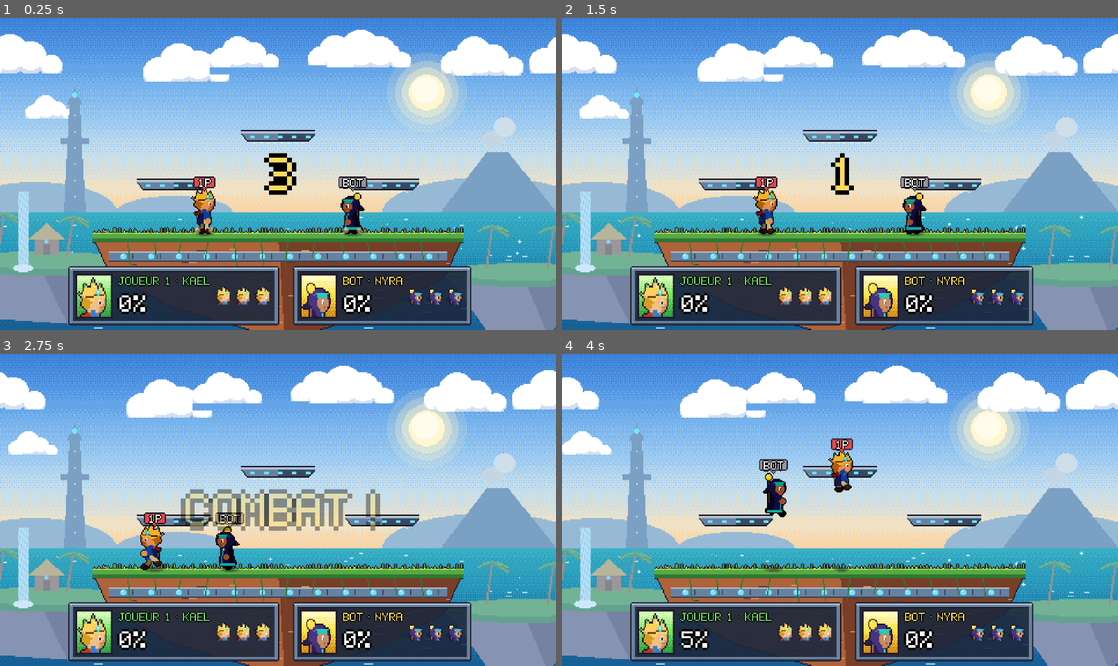
Above: before the commit, frames 1-4 (two rows, left to right).
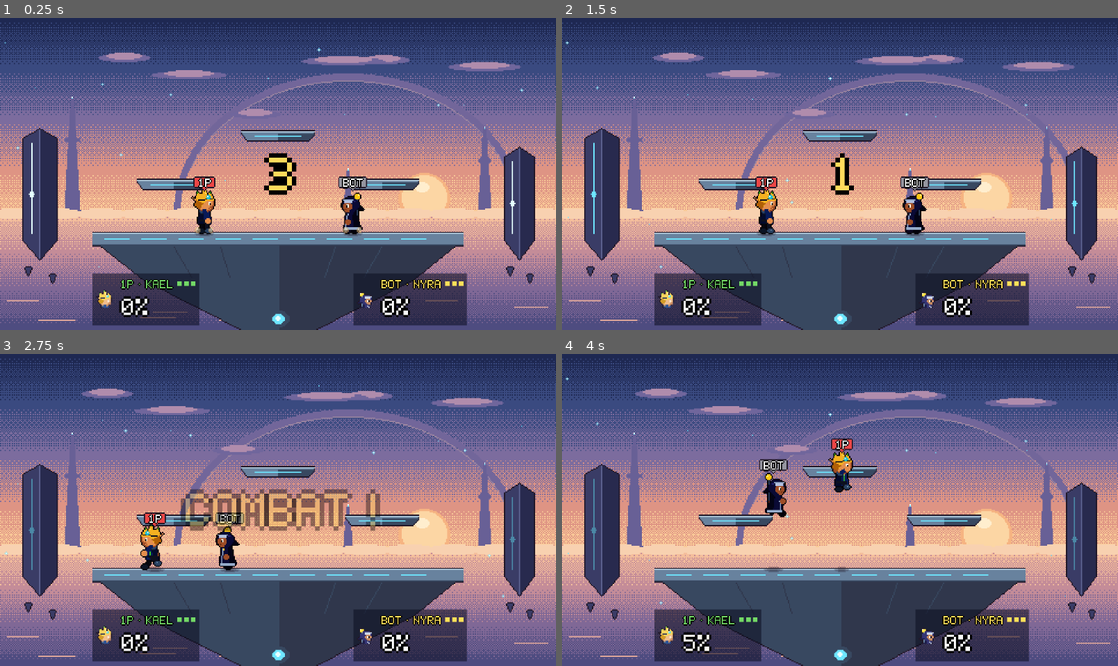
Above: after the commit, the same moments.

Repository: LucasLaurens/eco_clash
Game: Godot game, scene res://scenes/fight.tscn
Two runs of this game, one before a commit and one after it. Both use one fixed random seed, a clock stepped at 60 frames per second and the inputs below. This scene is started directly instead of the project's main scene.
Inputs:
- Up to frame 1 (0.25 s): no input
- Up to frame 2 (1.5 s): hold D from 0.53 s (still down); tap F at 0.6 s; tap W at 0.77 s; tap G at 1.35 s
- Up to frame 3 (2.75 s): tap W at 1.52 s; release D at 2.03 s; hold A from 2.03 s (still down); tap K at 2.1 s
- Up to frame 4 (4 s): release A at 2.78 s; hold D from 2.78 s (still down); tap L at 2.85 s; tap W at 3.02, 3.77 s; tap F at 3.6 s

The runs differ from the first frame. In frame 1, 94% of the frame differs, in the area x 0-100%, y 0-100%; in frame 2, 94%; in frame 3, 94%; in frame 4, 94%.

Commit message:
feat(visuals): Precursor tech arena at dusk, tech-gear fighters, compact HUD
Direction moves from tropical island to Jak II/3 Precursor tech, cleaner:
few shapes, a reduced palette, eco light only inside objects (spire tips,
pylon conduits, the arena seam and core). PRODUCT.md updated to match.

Stage: dusk sky with a far Precursor arch, sea of clouds with spires,
two hovering pylons whose conduits pulse, a metal arena slab over a
tapering hull. The waterfall that fell from nowhere is gone; animated
layers are now EcoMotes and PylonGlow.

Fighters: Kael in an armoured vest with an eco conduit, Pip with a tech
collar, Grondak in Krimzon armour with a visored helmet, Nyra in a
night-blue robe with Precursor trim and a metal staff.

HUD: frameless veil cards with head icon, "1P · KAEL", percent and one
pip per stock, placed far enough apart to never touch.

Diff:
--- a/assets/stage/animated_layers.json
+++ b/assets/stage/animated_layers.json
@@ -1,20 +1,20 @@
 {
-  "Waterfall": {
-    "sheet": "waterfall.png",
-    "frame_width": 20,
-    "fps": 8,
-    "offset": [
-      10,
-      150
-    ]
-  },
-  "SeaGlints": {
-    "sheet": "sea_glints.png",
+  "EcoMotes": {
+    "sheet": "eco_motes.png",
     "frame_width": 480,
     "fps": 4,
     "offset": [
       0,
-      168
+      0
+    ]
+  },
+  "PylonGlow": {
+    "sheet": "pylon_glow.png",
+    "frame_width": 480,
+    "fps": 3,
+    "offset": [
+      0,
+      0
     ]
   }
 }
--- a/scenes/stage.tscn
+++ b/scenes/stage.tscn
@@ -33,13 +33,13 @@
 texture = ExtResource("4_far")
 centered = false
 
-[node name="SeaGlints" type="AnimatedSprite2D" parent="."]
+[node name="EcoMotes" type="AnimatedSprite2D" parent="."]
 
 [node name="Mid" type="Sprite2D" parent="."]
 texture = ExtResource("5_mid")
 centered = false
 
-[node name="Waterfall" type="AnimatedSprite2D" parent="."]
+[node name="PylonGlow" type="AnimatedSprite2D" parent="."]
 
 [node name="Ground" type="StaticBody2D" parent="."]
 position = Vector2(240, 206)
--- a/src/match/match_config.gd
+++ b/src/match/match_config.gd
@@ -33,6 +33,11 @@
 	return "bot" if is_bot_slot(slot) else "p%d" % (slot + 1)
 
 
+## Short form for tight spots (HUD card), same words as the floating marker: "1P", "2P", "BOT".
+func format_short_slot_label(slot: int) -> String:
+	return UiText.SLOT_BOT if is_bot_slot(slot) else UiText.SLOT_TAG_PLAYER % (slot + 1)
+
+
 func format_slot_label(slot: int) -> String:
 	return UiText.SLOT_BOT if is_bot_slot(slot) else UiText.SLOT_PLAYER % (slot + 1)
 
--- a/src/ui/fighter_card.gd
+++ b/src/ui/fighter_card.gd
@@ -1,41 +1,48 @@
 class_name FighterCard
 extends PanelContainer
-## HUD card of one fighter: portrait, name, damage percent (white to red), remaining stocks.
+## HUD card of one fighter: head icon, "1P · KAEL", damage percent (white to red), one pip per stock.
+## Kept small and frameless: the arena is the show, the card only answers "how hurt, how many lives".
 
-const PORTRAIT_SIZE := Vector2(32, 32)
 const DANGER_PERCENT := 150.0
 const WARM_COLOR := Color(1.0, 0.72, 0.24)
 const DANGER_COLOR := Color(0.92, 0.18, 0.16)
 const POP_SCALE := 1.35
 const POP_TIME := 0.15
+const CARD_VEIL_ALPHA := 0.55
+const CARD_PADDING := 3
+const STOCK_PIP_SIZE := Vector2(4, 4)
 
 var _percent_label: Label
-var _stocks_row: HBoxContainer
-var _stock_icon: Texture2D
+var _stock_pips: HBoxContainer
+var _accent_color: Color
 
 
 func bind_fighter(fighter: Fighter, definition: FighterDefinition, slot_label: String) -> void:
-	_stock_icon = definition.stock_icon
+	_accent_color = definition.accent_color
+	add_theme_stylebox_override(&"panel", UiKit.create_veil_style(CARD_VEIL_ALPHA, CARD_PADDING))
 	var row := HBoxContainer.new()
 	row.add_theme_constant_override(&"separation", 4)
 	add_child(row)
-	var portrait := TextureRect.new()
-	portrait.texture = definition.portrait
-	portrait.expand_mode = TextureRect.EXPAND_IGNORE_SIZE
-	portrait.custom_minimum_size = PORTRAIT_SIZE
-	row.add_child(portrait)
+	var head := TextureRect.new()
+	head.texture = definition.stock_icon
+	head.size_flags_vertical = Control.SIZE_SHRINK_CENTER
+	row.add_child(head)
 	var column := VBoxContainer.new()
 	column.add_theme_constant_override(&"separation", 0)
 	row.add_child(column)
-	var name_label := UiKit.create_label("%s · %s" % [slot_label, definition.display_name], UiKit.FONT_SMALL, definition.accent_color)
+	var header := HBoxContainer.new()
+	header.add_theme_constant_override(&"separation", 4)
+	column.add_child(header)
+	var name_label := UiKit.create_label("%s · %s" % [slot_label, definition.display_name], UiKit.FONT_SMALL, _accent_color)
 	name_label.horizontal_alignment = HORIZONTAL_ALIGNMENT_LEFT
-	column.add_child(name_label)
+	header.add_child(name_label)
+	_stock_pips = HBoxContainer.new()
+	_stock_pips.add_theme_constant_override(&"separation", 2)
+	_stock_pips.size_flags_vertical = Control.SIZE_SHRINK_CENTER
+	header.add_child(_stock_pips)
 	_percent_label = UiKit.create_label("", UiKit.FONT_MEDIUM)
 	_percent_label.horizontal_alignment = HORIZONTAL_ALIGNMENT_LEFT
 	column.add_child(_percent_label)
-	_stocks_row = HBoxContainer.new()
-	_stocks_row.add_theme_constant_override(&"separation", 1)
-	row.add_child(_stocks_row)
 	fighter.damage_changed.connect(_on_damage_changed)
 	fighter.stocks_changed.connect(_on_stocks_changed)
 	_show_percent(fighter.damage_percent)
@@ -57,10 +64,10 @@
 
 
 func _on_stocks_changed(stocks: int) -> void:
-	for child in _stocks_row.get_children():
+	for child in _stock_pips.get_children():
 		child.queue_free()
 	for _stock in stocks:
-		var icon := TextureRect.new()
-		icon.texture = _stock_icon
-		icon.size_flags_vertical = Control.SIZE_SHRINK_CENTER
-		_stocks_row.add_child(icon)
+		var pip := ColorRect.new()
+		pip.color = _accent_color
+		pip.custom_minimum_size = STOCK_PIP_SIZE
+		_stock_pips.add_child(pip)
--- a/src/ui/hud.gd
+++ b/src/ui/hud.gd
@@ -2,7 +2,8 @@
 extends CanvasLayer
 ## In-fight overlay: one card per fighter, the countdown and the end banner.
 
-const CARD_CENTERS_X := [150.0, 330.0]
+## Far enough apart that two cards never touch, close enough to read both at a glance.
+const CARD_CENTERS_X := [126.0, 354.0]
 const CARD_BOTTOM_MARGIN := 4.0
 const COUNTDOWN_STEP := 0.6
 const POP_SCALE := 2.0
@@ -22,7 +23,7 @@
 	for slot in fighters.size():
 		var card := FighterCard.new()
 		add_child(card)
-		card.bind_fighter(fighters[slot], config.definitions[slot], config.format_slot_label(slot))
+		card.bind_fighter(fighters[slot], config.definitions[slot], config.format_short_slot_label(slot))
 		card.reset_size()
 		card.position = Vector2(CARD_CENTERS_X[slot] - card.size.x / 2.0, _read_screen_size().y - card.size.y - CARD_BOTTOM_MARGIN)
 
--- a/src/ui/main_menu.gd
+++ b/src/ui/main_menu.gd
@@ -26,10 +26,7 @@
 ## A dark band lifts the controls off the island: two player lines first, the shared tip quieter below.
 func _add_footer() -> void:
 	var band := PanelContainer.new()
-	var band_style := StyleBoxFlat.new()
-	band_style.bg_color = Color(UiKit.VEIL_COLOR, FOOTER_VEIL_ALPHA)
-	band_style.set_content_margin_all(FOOTER_PADDING)
-	band.add_theme_stylebox_override(&"panel", band_style)
+	band.add_theme_stylebox_override(&"panel", UiKit.create_veil_style(FOOTER_VEIL_ALPHA, FOOTER_PADDING))
 	band.set_anchors_preset(Control.PRESET_BOTTOM_WIDE)
 	band.grow_vertical = Control.GROW_DIRECTION_BEGIN
 	band.mouse_filter = Control.MOUSE_FILTER_IGNORE
--- a/src/ui/ui_kit.gd
+++ b/src/ui/ui_kit.gd
@@ -41,6 +41,14 @@
 	parent.add_child(create_veil(veil_alpha))
 
 
+## Same veil as a panel background, for bands and cards that size to their content.
+static func create_veil_style(alpha: float, padding: int) -> StyleBoxFlat:
+	var style := StyleBoxFlat.new()
+	style.bg_color = Color(VEIL_COLOR, alpha)
+	style.set_content_margin_all(padding)
+	return style
+
+
 static func create_veil(alpha: float) -> ColorRect:
 	var veil := ColorRect.new()
 	veil.color = Color(VEIL_COLOR, alpha)
--- a/src/ui/ui_text.gd
+++ b/src/ui/ui_text.gd
@@ -34,4 +34,5 @@
 const RESULT_MENU := "MENU"
 const SLOT_PLAYER := "JOUEUR %d"
 const SLOT_BOT := "BOT"
+const SLOT_TAG_PLAYER := "%dP"
 const PERCENT := "%d%%"
Binary file changed: assets/fighters/grondak.png
Binary file changed: assets/fighters/kael.png
Binary file changed: assets/fighters/nyra.png
Binary file changed: assets/fighters/pip.png
Binary file changed: assets/stage/clouds.png
Binary file added: assets/stage/eco_motes.png
Not shown, changed: assets/stage/eco_motes.png.import
Binary file changed: assets/stage/far.png
Binary file changed: assets/stage/island.png
Binary file changed: assets/stage/mid.png
Binary file changed: assets/stage/platform.png
Binary file added: assets/stage/pylon_glow.png
(and 18 more such lines)
